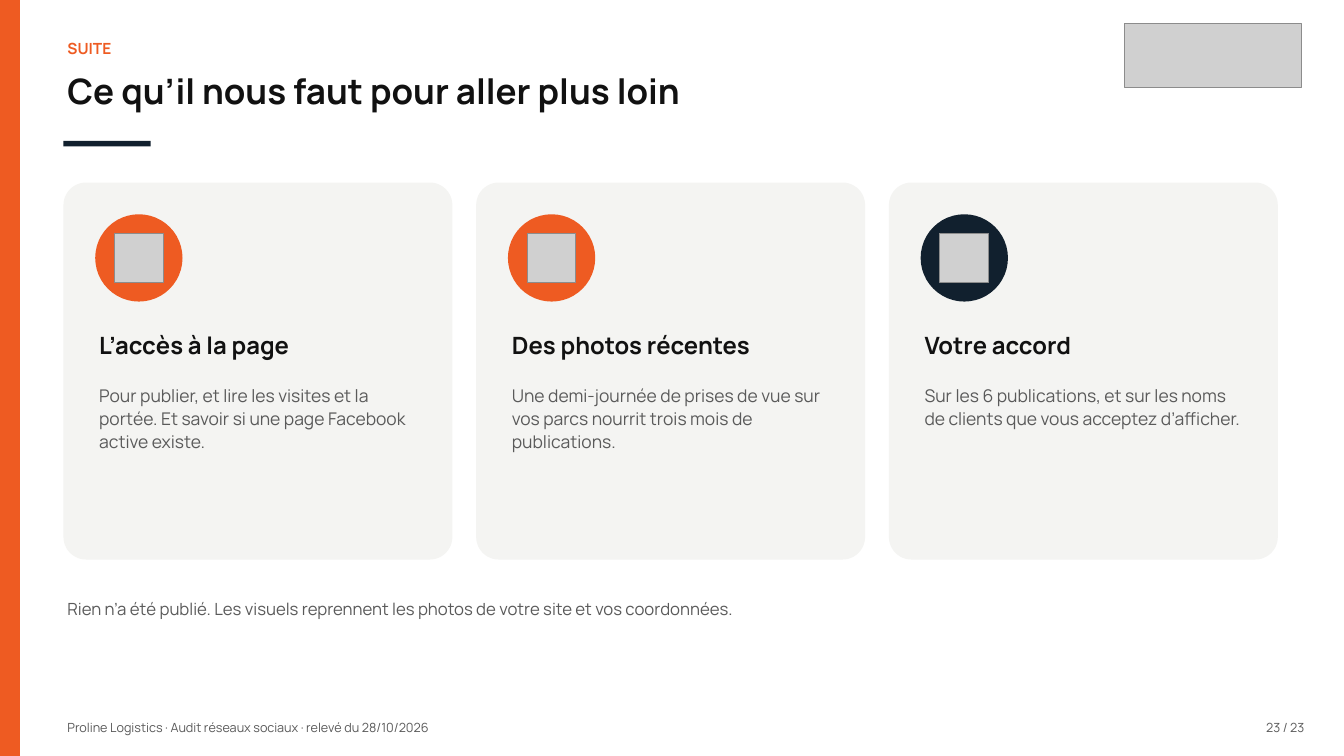
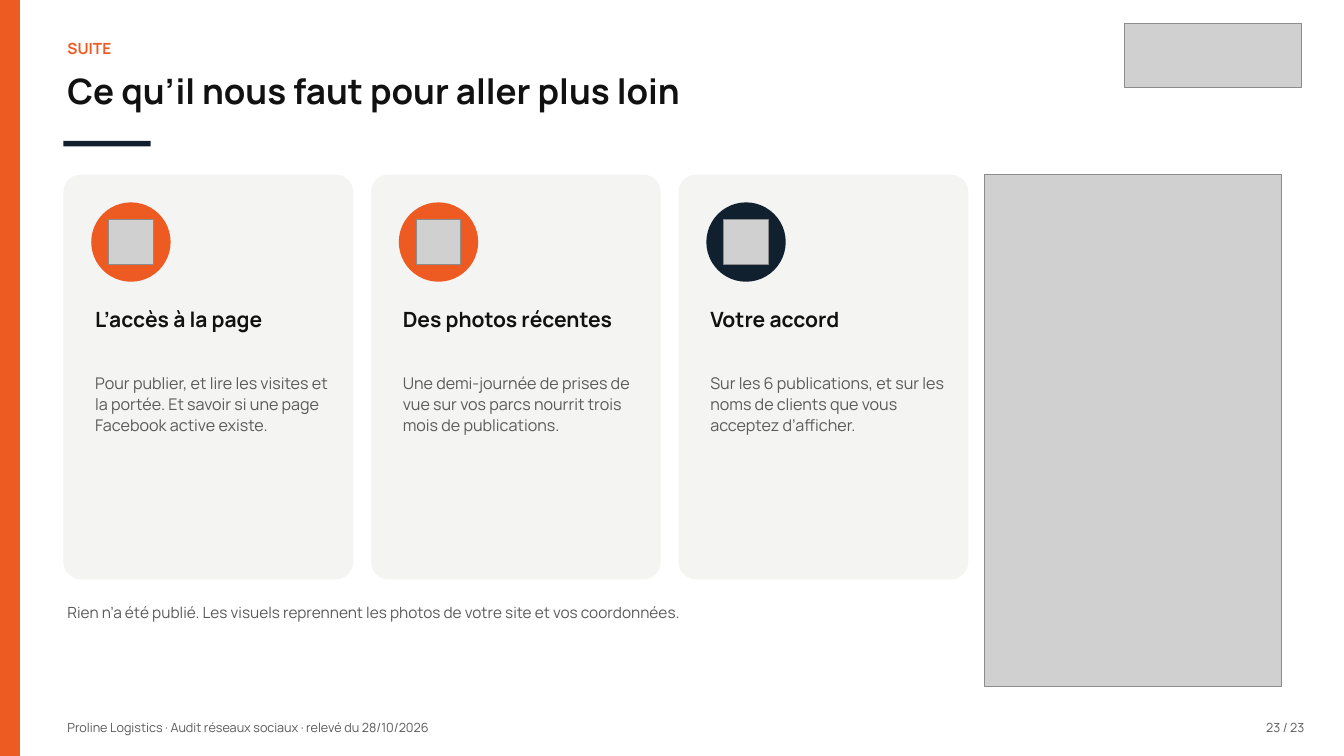
Before and after one commit to leslita06/fatima-unifood-fictif, a slide deck: slide 23 of tmp-tj/261028_proline-logistics_audit-reseaux-sociaux_v1.pptx. Drawn at 1344x756 pixels with LibreOffice and Linux fonts; fonts in the diff are those of the drawing; grey boxes stand for pictures. Boxes give left, top, right and bottom in pixels: in the first picture for what was removed or moved away, otherwise in the second. Text is boxed around its words. In the diff, an @@ line names an element or a change of style, - is before the commit and + after.

```diff
--- a/tmp-tj/261028_proline-logistics_audit-reseaux-sociaux_v1.pptx
+++ b/tmp-tj/261028_proline-logistics_audit-reseaux-sociaux_v1.pptx
@@ rounded rectangle: place and size @@
-rounded rectangle at [64,182,453,560]
+rounded rectangle at [64,174,353,580]
@@ rounded rectangle: place and size @@
-rounded rectangle at [889,182,1278,560]
+rounded rectangle at [371,174,660,580]
@@ rounded rectangle: place and size @@
-rounded rectangle at [476,182,865,560]
+rounded rectangle at [679,174,968,580]
@@ picture added at [984,174,1281,687] @@
@@ ellipse: place and size @@
-ellipse at [95,215,182,302]
+ellipse at [92,203,171,282]
@@ ellipse: place and size @@
-ellipse at [508,215,596,302]
+ellipse at [399,203,479,282]
@@ ellipse: place and size @@
-ellipse at [921,215,1008,302]
+ellipse at [707,203,786,282]
@@ picture: place and size @@
-picture at [115,234,164,283]
+picture at [109,220,153,264]
@@ picture: place and size @@
-picture at [527,234,577,283]
+picture at [416,220,461,264]
@@ picture: place and size @@
-picture at [940,234,989,283]
+picture at [724,220,768,264]
@@ text "L’accès à la page": place and size @@
-text "L’accès à la page" at [99,335,289,360]
+text "L’accès à la page" at [95,310,263,333]
@@ text "Des photos récentes": place and size @@
-text "Des photos récentes" at [512,335,750,360]
+text "Des photos récentes" at [403,310,612,332]
@@ size 17 to 15 pt in 3 elements at [95,310,263,333], [403,310,612,332], [710,312,840,328] @@
@@ text "Votre accord": place and size @@
-text "Votre accord" at [925,337,1071,355]
+text "Votre accord" at [710,312,840,328]
@@ text "Pour publier, et lire les ...": place and size @@
-text "Pour publier, et lire les ..." at [99,389,405,448]
+text "Pour publier, et lire les ..." at [95,377,328,431]
@@ text "Une demi-journée de prises de ...": place and size @@
-text "Une demi-journée de prises de ..." at [512,388,820,452]
+text "Une demi-journée de prises de ..." at [403,376,630,435]
@@ size 12.5 to 11.5 pt in 3 elements at [95,377,328,431], [403,376,630,435], [710,377,944,435] @@
@@ text "Sur les 6 publications, et ...": place and size @@
-text "Sur les 6 publications, et ..." at [925,389,1240,429]
+text "Sur les 6 publications, et ..." at [710,377,944,435]
@@ text "Rien n’a été publié. Les ..." at [67,606,680,622]: size 12 to 11 pt @@
```
Also in this commit, not shown: 13 other slides changed.
